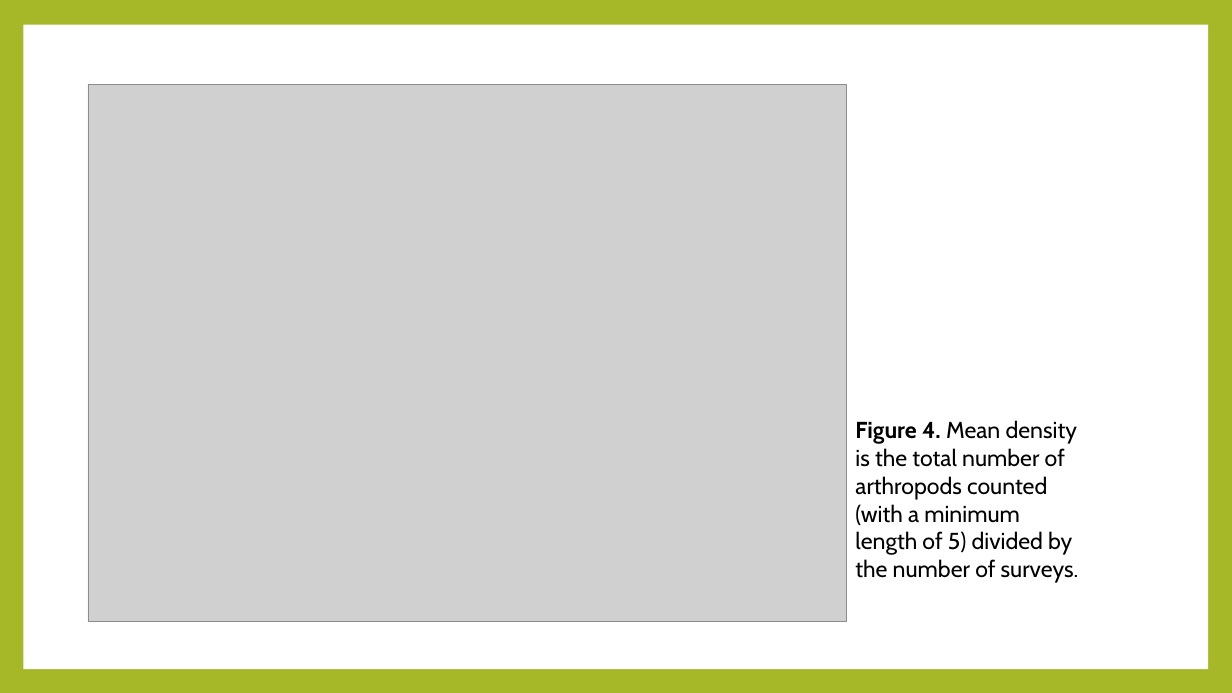
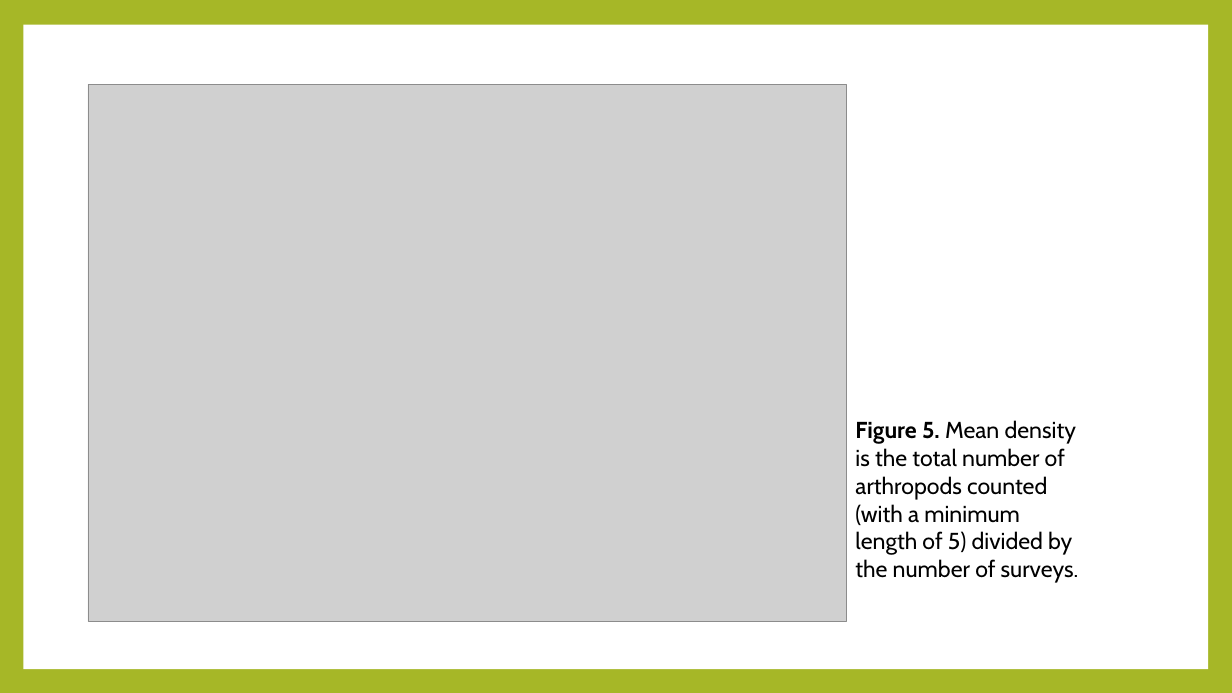
Before and after one commit to hurlbertlab/caterpillars-count-analysis, a slide deck: slide 6 of Caterpillars-Count.pptx. Drawn at 1232x693 pixels with LibreOffice and Linux fonts; fonts in the diff are those of the drawing; grey boxes stand for pictures. Boxes give left, top, right and bottom in pixels: in the first picture for what was removed or moved away, otherwise in the second. Text is boxed around its words. In the diff, an @@ line names an element or a change of style, - is before the commit and + after.

```diff
--- a/Caterpillars-Count.pptx
+++ b/Caterpillars-Count.pptx
@@ text at [855,420,1079,583]: text changed @@
-Figure 4. Mean density is the total number of arthropods counted (with a minimum length of 5) divided by the number of surveys.
+Figure 5. Mean density is the total number of arthropods counted (with a minimum length of 5) divided by the number of surveys.
```
Also in this commit, not shown: 4 other slides changed, 5 slides added, 2 slides removed.
